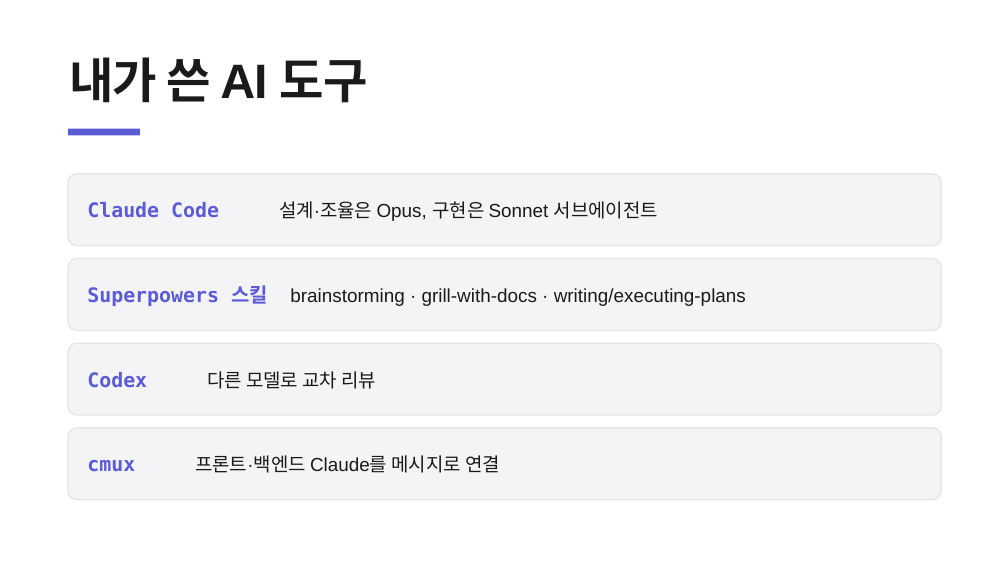
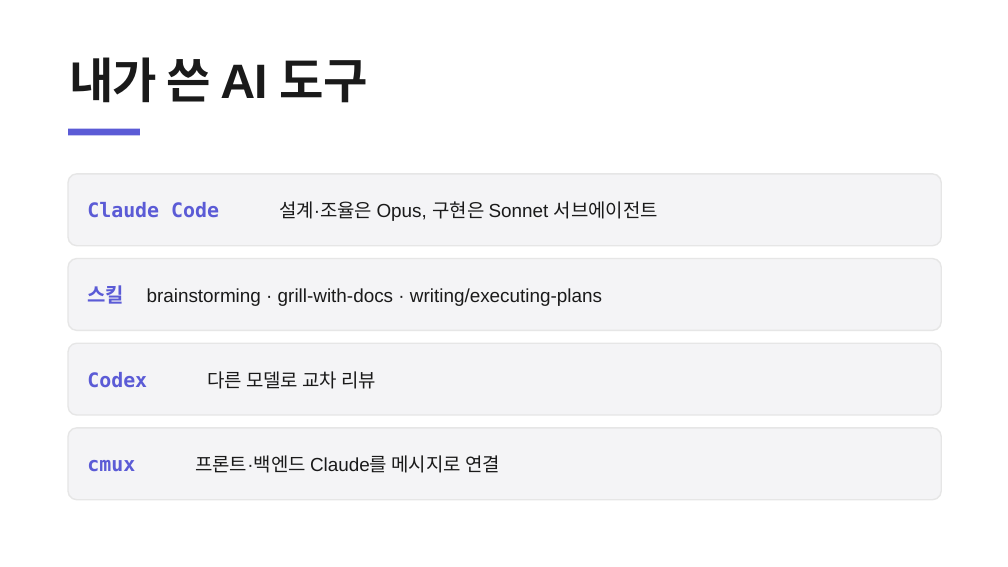
Before and after one commit to heyoonyoon/distributed-programming, a slide deck: slide 27 of docs/presentation/보험발표-figma.pptx. Drawn at 1008x567 pixels with LibreOffice and Linux fonts; fonts in the diff are those of the drawing. Boxes give left, top, right and bottom in pixels: in the first picture for what was removed or moved away, otherwise in the second. Text is boxed around its words. In the diff, an @@ line names an element or a change of style, - is before the commit and + after.

```diff
--- a/docs/presentation/보험발표-figma.pptx
+++ b/docs/presentation/보험발표-figma.pptx
@@ text in rounded rectangle at [87,285,602,306]: text changed @@
-Superpowers 스킬 brainstorming · grill-with-docs · writing/executing-plans
+스킬 brainstorming · grill-with-docs · writing/executing-plans
```
Also in this commit, not shown: 3 other slides changed, 2 slides added, 7 slides removed, 1 other file.
